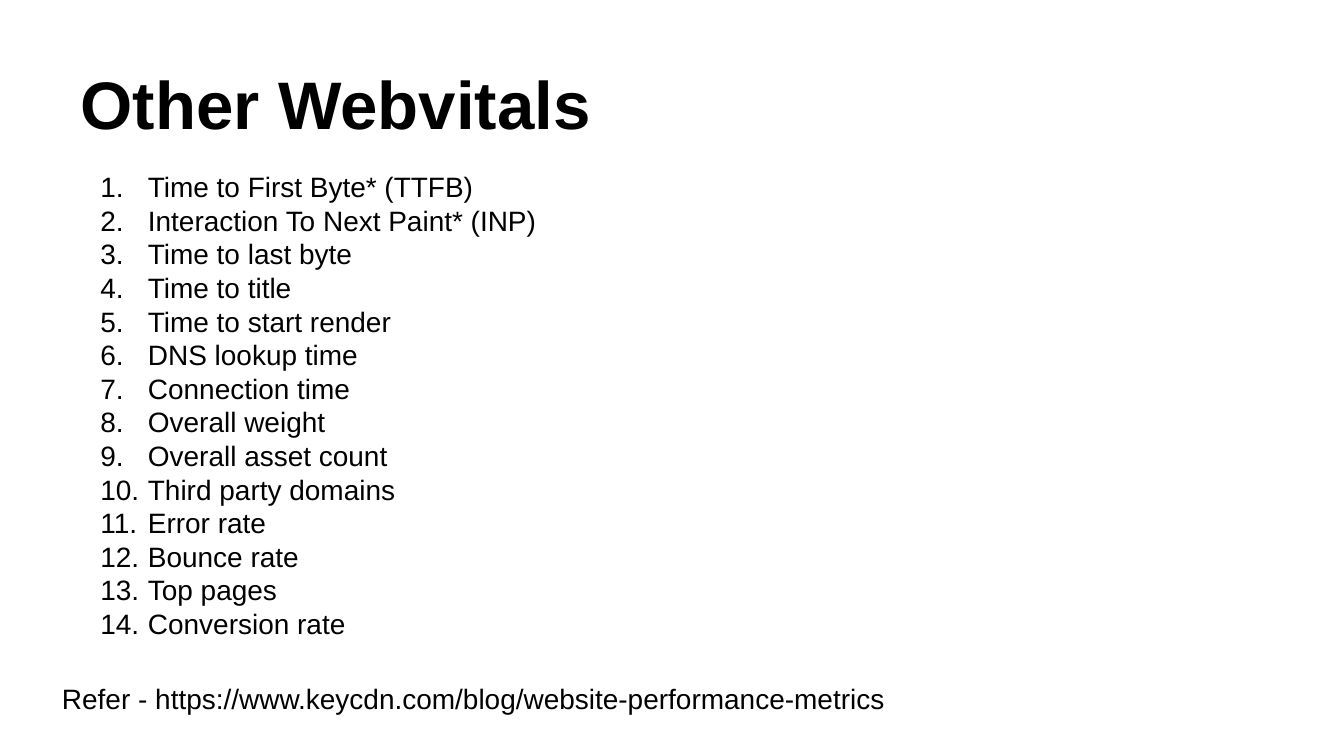
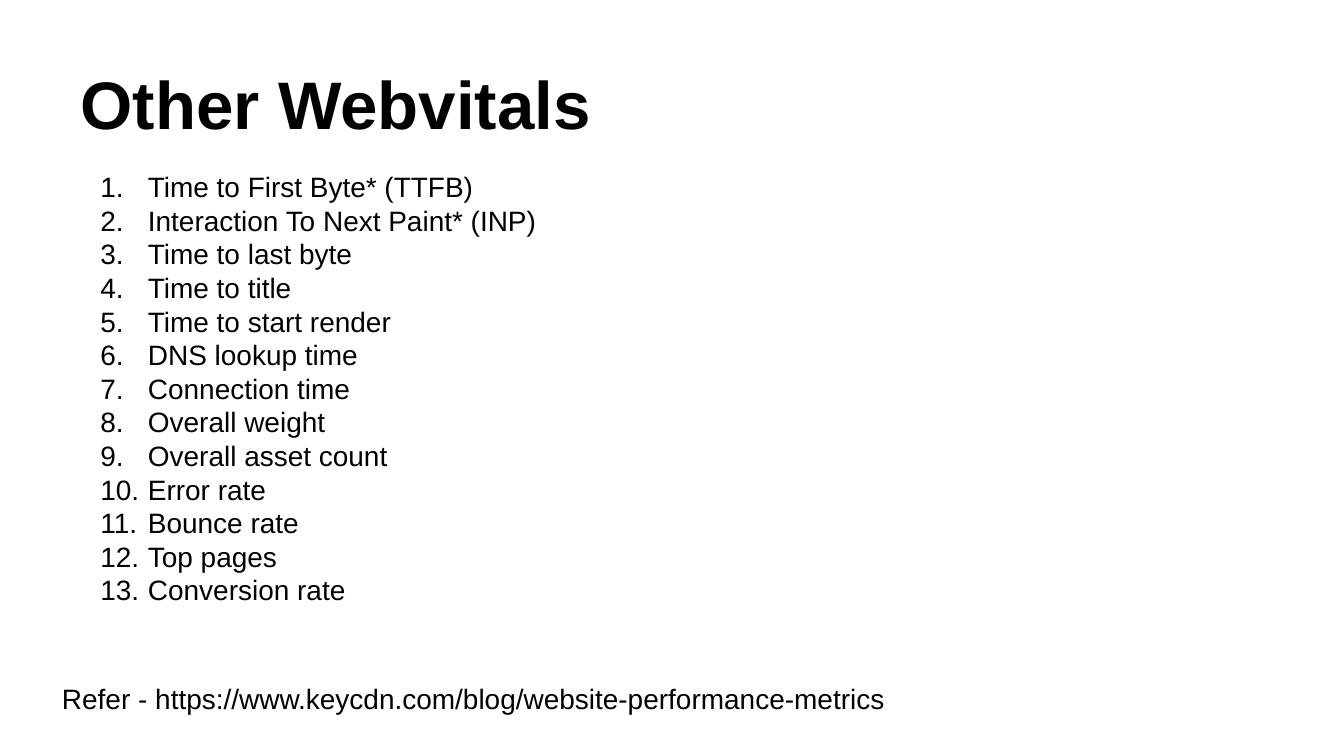
Before and after one commit to pratheeshrussell/webvitals-testing, a slide deck: slide 22 of WebVital.pptx (slide 20 before the commit). Drawn at 1344x756 pixels with LibreOffice and Linux fonts; fonts in the diff are those of the drawing. Boxes give left, top, right and bottom in pixels: in the first picture for what was removed or moved away, otherwise in the second. Text is boxed around its words. In the diff, an @@ line names an element or a change of style, - is before the commit and + after.

```diff
--- a/WebVital.pptx
+++ b/WebVital.pptx
@@ text at (148,479,395,505): paragraph removed @@
-10. Third party domains
```
Also in this commit, not shown: 5 other slides changed, 2 slides added.
